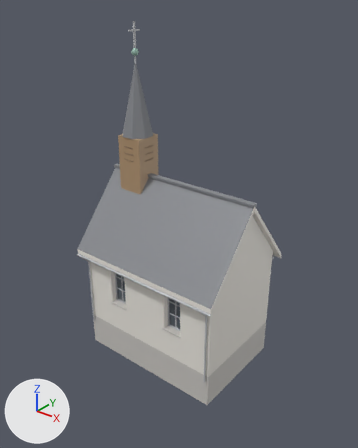
Two versions of the glTF model app/assets/models/buildings/chapel_s.glb, one commit apart.
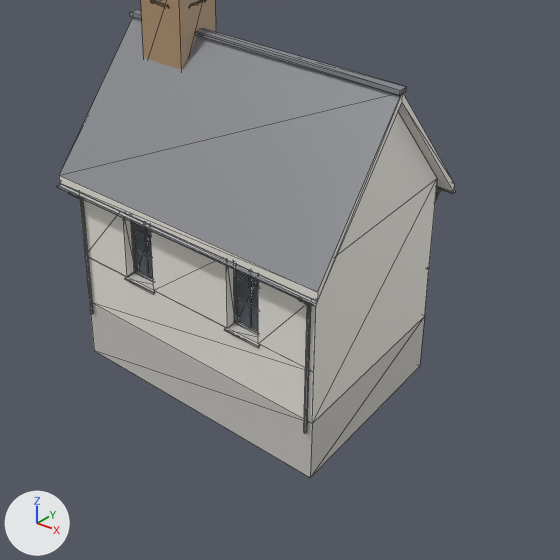
There are two pictures of each version: one whole from a 50 mm lens placed at (14.23, -17.75, 17.16), pointed at (0.04, -0.01, 6.16), one close up on the part from 13% to 94% of the width and 35% to 100% of the height. Every picture has the same lights, and +X, +Y and +Z are marked at lower left. The first two pictures are the older version. The close-ups show mesh edges as thin lines. Vertices at exactly the same position are counted once.

In view in the first close-up: 'chapel_s'.
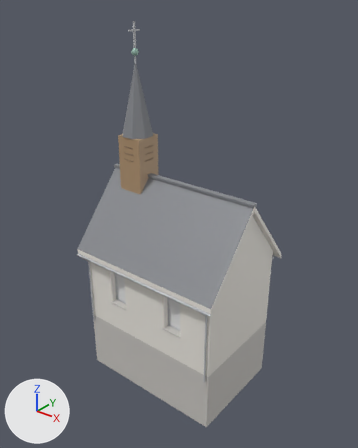
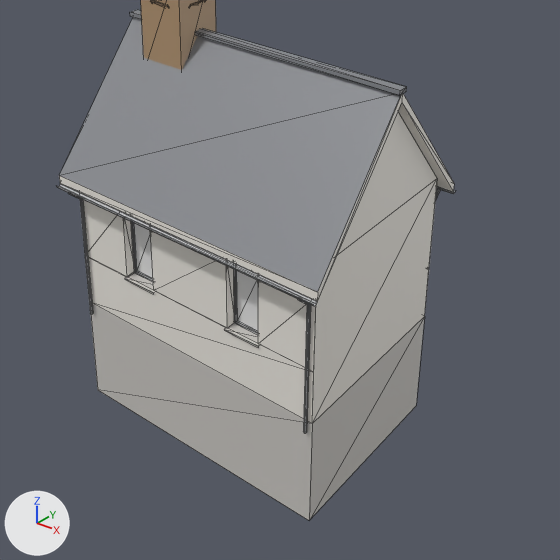
Location of each change, (x1, y1, x2, y2) in pixels of the close-ups (560 x 560 px):
'chapel_s', reshaped: before (57, 0, 456, 478); after (57, 0, 456, 520)
part 1 of me_chapel_s, deleted (mostly hidden): before (133, 222, 258, 328)
part 2 of me_chapel_s, recoloured: (134, 223, 258, 331) in both

Edits to the bpy script that builds the scene:
```text
Add mat_leaded:
    mat_leaded = principled_material('leaded')
    mat_leaded.base_color = (0.8, 0.8, 0.8)  # white #e7e7e7
Change me_chapel_s:
    used by ob_chapel_s; location = (0.0, 0.0, 0.0)
    remove me_chapel_s.from_pydata(...)  # 610 vertices, 834 faces; spans x -4.4..4.3, y -3.3..3.3, z -1.5..15.6
    add me_chapel_s.from_pydata(...)  # 498 vertices, 666 faces; spans x -4.4..4.3, y -3.3..3.3, z -3.0..15.6
    me_chapel_s part 1: 12 loose pieces with 96 vertices, spanning x -2.2..2.2, y -2.5..2.5, z 2.0..4.0, are deleted
    me_chapel_s part 2: 8 faces spanning x -2.2..2.2, y -2.4..2.4, z 2.0..4.0 switch from mat_glass (greyish blue #505961) to mat_leaded (white #e7e7e7)
    other edits to the shape of me_chapel_s do not show in these pictures
```
